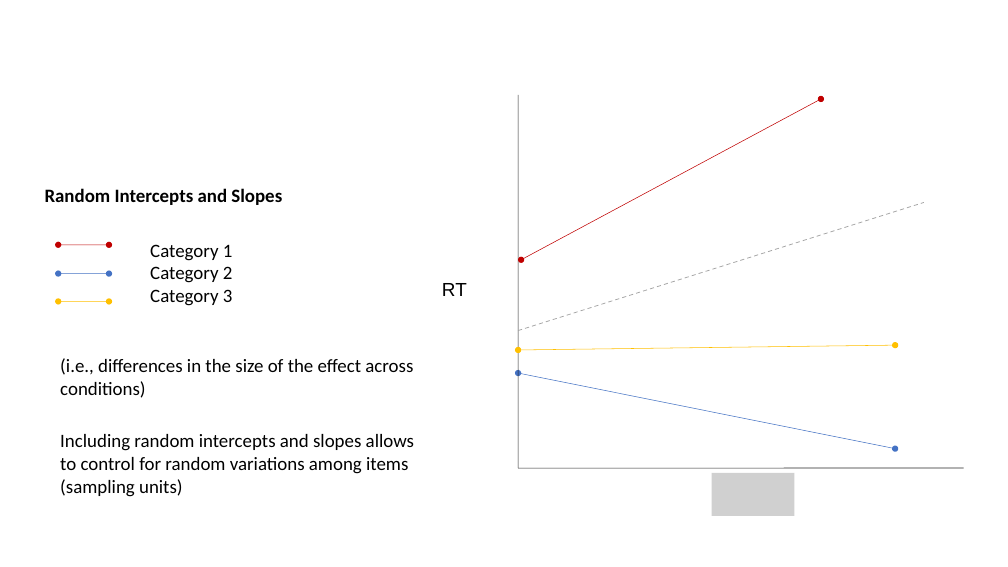
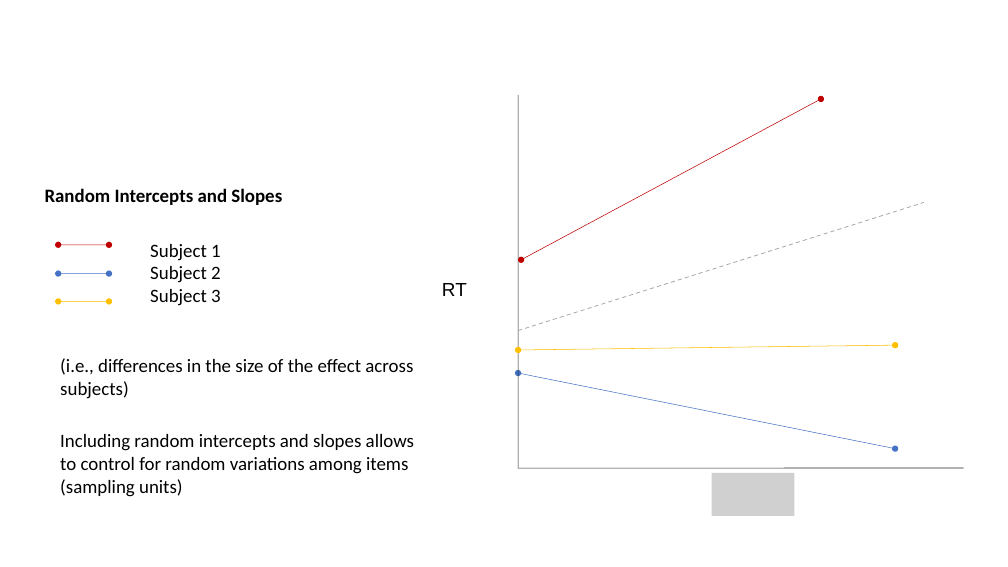
Before and after one commit to FPupillo/LMM_workshop, a slide deck: slide 26 of PPT_LMM.odp (slide 23 before the commit). Drawn at 1008x567 pixels with LibreOffice and Linux fonts; fonts in the diff are those of the drawing; grey boxes stand for pictures. Boxes give left, top, right and bottom in pixels: in the first picture for what was removed or moved away, otherwise in the second. Text is boxed around its words. In the diff, an @@ line names an element or a change of style, - is before the commit and + after.

```diff
--- a/PPT_LMM.odp
+++ b/PPT_LMM.odp
@@ text at bbox=[150, 244, 221, 306]: text changed @@
-Category 1
-Category 2
-Category 3
+Subject 1
+Subject 2
+Subject 3
@@ text at bbox=[60, 358, 413, 399]: text changed @@
-(i.e., differences in the size of the effect across conditions)
+(i.e., differences in the size of the effect across subjects)
```
Also in this commit, not shown: 34 other slides changed, 18 slides added, 5 slides removed, 6 other files.
